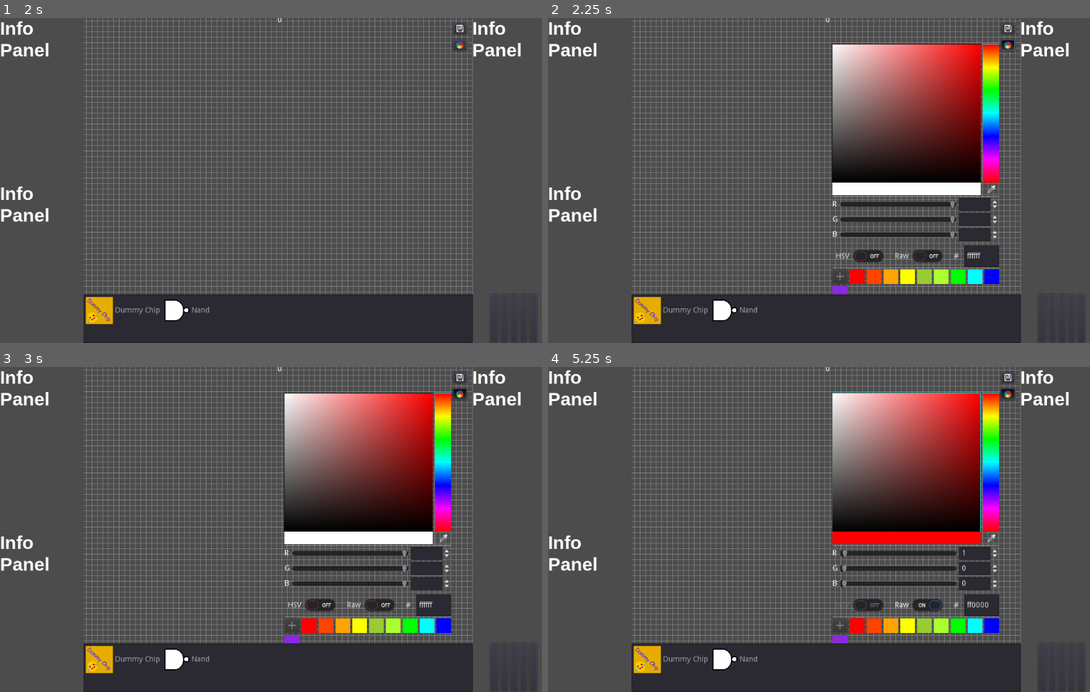
Above: before the commit, frames 1-4 (two rows, left to right).
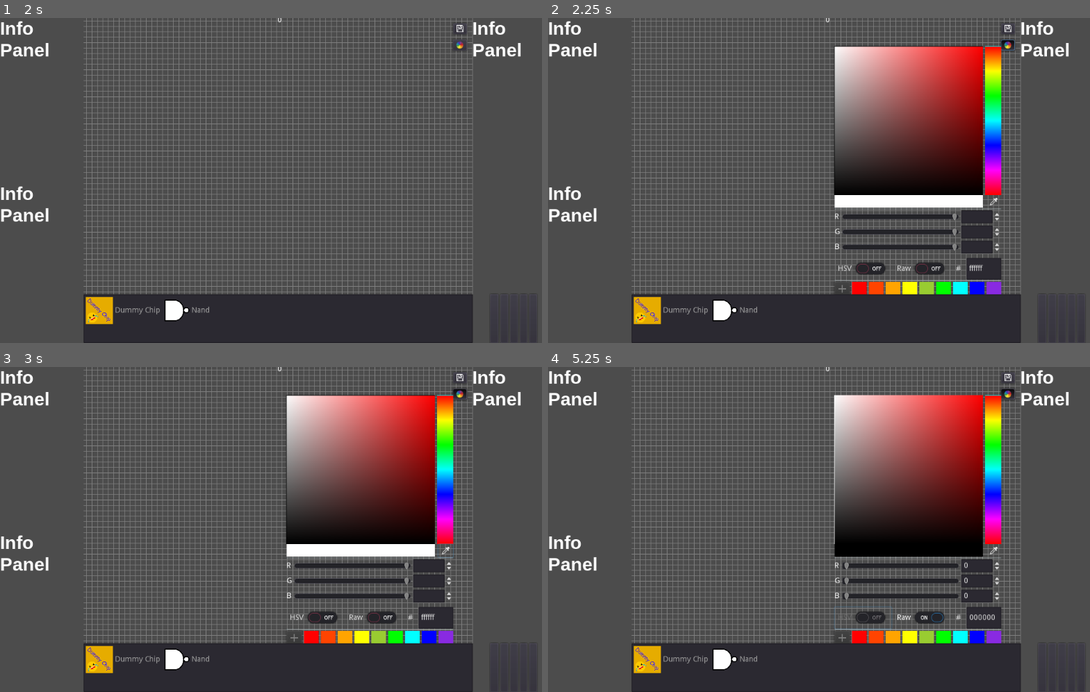
Above: after the commit, the same moments.

Repository: SeanFxyz/assembler_exemplar
Game: Godot game, scene res://scenes/MainMenu/MainMenu.tscn
Same seed, same stepped clock (60 frames per second), same inputs: the game is played once before the commit and once after it.
Inputs (mouse positions are in pixels of both pictures, inside the frame that each line leads up to; where the layout moved, square brackets give the same spot in the first picture):
- Up to frame 1 (2 s): click "Start" at 0.5 s; click "Not" at 1.25 s
- Up to frame 2 (2.25 s): click (1008, 44) at 2 s
- Up to frame 3 (3 s): click (444, 549) [444, 539] at 2.75 s
- Up to frame 4 (5.25 s): click "HSV" at 3.5 s; click "Raw" at 4.25 s; click (856, 627) at 5.02 s

Frame 1 is identical in both runs. In frame 2, 9.0% of the frame differs, in the area x 52-84%, y 7-86%; in frame 3, 9.0%; in frame 4, 8.9%.

Commit message:
circuit simulation mostly working

Diff:
--- a/src/classes/ChipSpec.gd
+++ b/src/classes/ChipSpec.gd
@@ -31,9 +31,9 @@
 # Takes an array of integer input values and combines them into a dictionary
 # lookup key.
 func format_input(input_states: Dictionary):
-	var inames := input_states.keys()
-	var key : int = input_states[inames[0]]
-	for iname in inames.slice(1, -1):
+	var key : int = input_states[input_names[0]]
+	print_debug("ChipSpec: ", input_states)
+	for iname in input_names.slice(1, -1):
 		key = key << input_widths[iname] | input_states[iname]
 
 	return key
--- a/src/project.godot
+++ b/src/project.godot
@@ -92,6 +92,11 @@
 "events": [ Object(InputEventMouseButton,"resource_local_to_scene":false,"resource_name":"","device":0,"alt":false,"shi …(212 unchanged characters)…
  ]
 }
+ui_toggle={
+"deadzone": 0.5,
+"events": [ Object(InputEventMouseButton,"resource_local_to_scene":false,"resource_name":"","device":0,"alt":false,"shift":false,"control":false,"meta":false,"command":false,"button_mask":0,"position":Vector2( 0, 0 ),"global_position":Vector2( 0, 0 ),"factor":1.0,"button_index":3,"pressed":false,"doubleclick":false,"script":null)
+ ]
+}
 
 [layer_names]
 
--- a/src/scenes/ChipDesigner/Canvas/Canvas.gd
+++ b/src/scenes/ChipDesigner/Canvas/Canvas.gd
@@ -14,7 +14,7 @@
 onready var wire_container   := $ViewportContainer/Viewport/Wires
 onready var wire_preview     := $ViewportContainer/Viewport/WirePreview
 onready var color_picker     := $ColorPicker
-onready var new_wire_color   : Color = color_picker.presets[0]
+onready var new_wire_color   : Color = color_picker.default
 
 var enabled             : bool    = true setget set_enabled
 
@@ -105,6 +105,7 @@
 		var input_grid_pos : Array = data["inputs"][input]
 		var new_circuit_input : Area2D = CircuitInput.instance()
 		new_circuit_input.input_name = input
+		new_circuit_input.input_width = circuit_chip_spec.input_widths[input]
 		new_circuit_input.position = CanvasInfo.arr_to_pos(input_grid_pos)
 		input_container.add_child(new_circuit_input)
 		input_nodes[input] = new_circuit_input
@@ -117,7 +118,7 @@
 		output_container.add_child(new_circuit_output)
 		output_nodes[output] = new_circuit_output
 
-	# TODO: populate chips and wires
+	# TODO: populate chips and wires from save data
 
 
 func add_chip(chip_scene: PackedScene, pos: Vector2):
--- a/src/scenes/ChipDesigner/Canvas/Canvas.tscn
+++ b/src/scenes/ChipDesigner/Canvas/Canvas.tscn
@@ -82,10 +82,10 @@
 visible = false
 anchor_left = 1.0
 anchor_right = 1.0
-margin_left = -350.317
-margin_top = 43.9188
-margin_right = -42.3174
-margin_bottom = 505.919
+margin_left = -346.317
+margin_top = 47.9188
+margin_right = -38.3174
+margin_bottom = 509.919
 edit_alpha = false
 presets_enabled = false
 script = ExtResource( 7 )
--- a/src/scenes/ChipDesigner/Canvas/CanvasColorPicker.gd
+++ b/src/scenes/ChipDesigner/Canvas/CanvasColorPicker.gd
@@ -1,5 +1,6 @@
 extends ColorPicker
 
+var default : Color = Color.green
 
 export(Array, Color) var presets := [
 	Color.red,
@@ -7,7 +8,6 @@
 	Color.orange,
 	Color.yellow,
 	Color.yellowgreen,
-	Color.greenyellow,
 	Color.green,
 	Color.cyan,
 	Color.blue,
--- a/src/scenes/ChipDesigner/CanvasChips/CanvasChip.gd
+++ b/src/scenes/ChipDesigner/CanvasChips/CanvasChip.gd
@@ -22,19 +22,21 @@
 
 # Called when the node enters the scene tree for the first time.
 func _ready():
-	if (connect("input_event", self, "_on_Drag") != OK or
+	if (connect("input_event", self, "_on_input_event") != OK or
 			connect("mouse_entered", self, "_on_mouse_entered") != OK or
 			connect("mouse_exited", self, "_on_mouse_exited") != OK):
 		printerr("CanvasChip: failed to connect signal")
 
 	for input in inputs.get_children():
+		input.chip = self
 		input_nodes[input.input_name] = input
-		input_states[input.input_name] = false
+		input_states[input.input_name] = 0
 	for output in outputs.get_children():
+		output.chip = self
 		output_nodes[output.output_name] = output
 
 
-func _on_Drag(_viewport, event, _shape_idx):
+func _on_input_event(_viewport, event, _shape_idx):
 	# Allow dragging if user clicks CollisionShape2D
 	if event.is_action_pressed("ui_select"):
 		get_tree().set_input_as_handled()
@@ -68,36 +70,10 @@
 		prev_mouse_position = event.position
 
 
-#func get_input_value(input_name: String) -> int:
-#
-#	return 0
-#
-#
-#func get_output_value(output_name: String) -> int:
-#	var input_values := []
-#
-#	for input_name in chip_spec.input_names:
-#		input_values.append(get_input_value(input_name))
-#
-#	var output_values : Dictionary
-#	output_values = chip_spec.io[chip_spec.format_input(input_values)]
-#
-#	return output_values[output_name]
-
-
 func set_input_state(input_name: String, state: int) -> void:
+	print_debug("CanvasChip: setting input state ", input_name, " to ", state)
 	input_states[input_name] = state
 	update_outputs()
-
-
-func update_outputs() -> void:
-	var output_states : Dictionary = (
-		chip_spec.io[chip_spec.format_input(input_states)])
-
-	for oname in output_states.keys():
-		var owire := get_output_wire(oname)
-		if owire:
-			owire.wire_state = output_states[oname]
 
 
 func get_input_wire(input_name: String) -> Node2D:
@@ -118,3 +94,13 @@
 
 func input_state_to_string(state: int) -> String:
 	return str(state)
+
+
+func update_outputs() -> void:
+	var output_states : Dictionary = (
+		chip_spec.io[chip_spec.format_input(input_states)])
+
+	for oname in output_states.keys():
+		var owire := get_output_wire(oname)
+		if owire:
+			owire.wire_state = output_states[oname]
--- a/src/scenes/ChipDesigner/CanvasChips/ChipInput.gd
+++ b/src/scenes/ChipDesigner/CanvasChips/ChipInput.gd
@@ -1,3 +1,5 @@
 extends Area2D
 
 export var input_name : String
+
+var chip : Area2D
--- a/src/scenes/ChipDesigner/CanvasChips/ChipInput.tscn
+++ b/src/scenes/ChipDesigner/CanvasChips/ChipInput.tscn
@@ -6,7 +6,7 @@
 [sub_resource type="CircleShape2D" id=1]
 radius = 1.0
 
-[node name="ChipInput" type="Area2D"]
+[node name="ChipInput" type="Area2D" groups=["chip_input"]]
 collision_layer = 2
 collision_mask = 8
 input_pickable = false
--- a/src/scenes/ChipDesigner/CanvasChips/ChipOutput.gd
+++ b/src/scenes/ChipDesigner/CanvasChips/ChipOutput.gd
@@ -1,3 +1,5 @@
 extends Area2D
 
 export var output_name : String
+
+var chip : Area2D
--- a/src/scenes/ChipDesigner/CanvasChips/ChipOutput.tscn
+++ b/src/scenes/ChipDesigner/CanvasChips/ChipOutput.tscn
@@ -6,7 +6,7 @@
 [sub_resource type="CircleShape2D" id=1]
 radius = 1.0
 
-[node name="ChipOutput" type="Area2D"]
+[node name="ChipOutput" type="Area2D" groups=["chip_output"]]
 collision_layer = 4
 collision_mask = 8
 input_pickable = false
--- a/src/scenes/ChipDesigner/CanvasChips/CircuitInput.gd
+++ b/src/scenes/ChipDesigner/CanvasChips/CircuitInput.gd
@@ -16,32 +16,37 @@
 
 var input_name : String = "in" setget set_input_name
 
-var input_state : int
+var input_state : int = 0
+var input_width : int = 1
 
 onready var outputs : Node2D = $Outputs
 onready var label : Label = $Label
 
 # Called when the node enters the scene tree for the first time.
 func _ready():
-	if (connect("input_event", self, "_on_Drag") != OK or
+	if (connect("input_event", self, "_on_input_event")         != OK or
 			connect("mouse_entered", self, "_on_mouse_entered") != OK or
-			connect("mouse_exited", self, "_on_mouse_exited") != OK):
+			connect("mouse_exited", self, "_on_mouse_exited")   != OK):
 		printerr("CanvasChip: failed to connect signal")
 
 
 	for output in outputs.get_children():
+		output.chip = self
 		output_nodes[output.output_name] = output
 
 	label.text = input_state_to_string(input_state)
 
 
-func _on_Drag(_viewport, event, _shape_idx):
+func _on_input_event(_viewport, event, _shape_idx):
 	# Allow dragging if user clicks CollisionShape2D
 	if event.is_action_pressed("ui_select"):
 		get_tree().set_input_as_handled()
 		prev_mouse_position = event.position
 		is_dragged = true
 		CanvasInfo.chips_dragged += 1
+	if event.is_action_pressed("ui_toggle"):
+		get_tree().set_input_as_handled()
+		increment_input_state()
 
 
 func _on_mouse_entered():
@@ -69,23 +74,6 @@
 		prev_mouse_position = event.position
 
 
-#func get_input_value(input_name: String) -> int:
-#
-#	return 0
-#
-#
-#func get_output_value(output_name: String) -> int:
-#	var input_values := []
-#
-#	for input_name in chip_spec.input_names:
-#		input_values.append(get_input_value(input_name))
-#
-#	var output_values : Dictionary
-#	output_values = chip_spec.io[chip_spec.format_input(input_values)]
-#
-#	return output_values[output_name]
-
-
 func input_state_to_string(state: int) -> String:
 	return str(state)
 
@@ -96,3 +84,31 @@
 
 func set_input_state(_input_name: String, new_value: int) -> void:
 	input_state = new_value
+	label.text = input_state_to_string(input_state)
+	update_outputs()
+
+
+func increment_input_state() -> void:
+	var old := input_state
+	set_input_state("", (input_state + 1) % int(pow(2, input_width)))
+	print_debug(
+		"CircuitInput: Changed input state from ",
+		old,
+		" to ",
+		input_state
+	)
+
+
+func update_outputs() -> void:
+	var owire := get_output_wire("out")
+	if owire:
+		owire.wire_state = input_state
+	print_debug("CircuitInput: updating wire state: ", owire)
+
+
+func get_output_wire(output_name: String) -> Node2D:
+	var overlaps : Array = output_nodes[output_name].get_overlapping_areas()
+	if overlaps.size() > 0:
+		return overlaps[0].wire
+	else:
+		return null
--- a/src/scenes/ChipDesigner/CanvasChips/CircuitOutput.gd
+++ b/src/scenes/ChipDesigner/CanvasChips/CircuitOutput.gd
@@ -16,26 +16,26 @@
 
 var output_name : String  = "out" setget set_output_name
 
-var input_state : int
+var input_state : int = 0
 
-onready var outputs : Node2D = $Outputs
+onready var inputs : Node2D = $Inputs
 onready var label : Label = $Label
 
 # Called when the node enters the scene tree for the first time.
 func _ready():
-	if (connect("input_event", self, "_on_Drag") != OK or
+	if (connect("input_event", self, "_on_input_event") != OK or
 			connect("mouse_entered", self, "_on_mouse_entered") != OK or
 			connect("mouse_exited", self, "_on_mouse_exited") != OK):
 		printerr("CanvasChip: failed to connect signal")
 
 
-	for output in outputs.get_children():
-		output_nodes[output.output_name] = output
+	for input in inputs.get_children():
+		input_nodes[input.input_name] = input
 
 	label.text = input_state_to_string(input_state)
 
 
-func _on_Drag(_viewport, event, _shape_idx):
+func _on_input_event(_viewport, event, _shape_idx):
 	# Allow dragging if user clicks CollisionShape2D
 	if event.is_action_pressed("ui_select"):
 		get_tree().set_input_as_handled()
@@ -69,23 +69,6 @@
 		prev_mouse_position = event.position
 
 
-#func get_input_value(input_name: String) -> int:
-#
-#	return 0
-#
-#
-#func get_output_value(output_name: String) -> int:
-#	var input_values := []
-#
-#	for input_name in chip_spec.input_names:
-#		input_values.append(get_input_value(input_name))
-#
-#	var output_values : Dictionary
-#	output_values = chip_spec.io[chip_spec.format_input(input_values)]
-#
-#	return output_values[output_name]
-
-
 func input_state_to_string(state: int) -> String:
 	return str(state)
 
@@ -96,18 +79,4 @@
 
 func set_input_state(_input_name: String, new_value: int) -> void:
 	input_state = new_value
-	update_output()
-
-
-func get_output_wire(output_name: String) -> Node2D:
-	var overlaps : Array = output_nodes[output_name].get_overlapping_areas()
-	if overlaps.size() > 0:
-		return overlaps[0].wire
-	else:
-		return null
-
-
-func update_output() -> void:
-	var out_wire := get_output_wire("out")
-	if out_wire:
-		out_wire.wire_state = input_state
+	label.text = input_state_to_string(input_state)
--- a/src/scenes/ChipDesigner/Wire/Wire.gd
+++ b/src/scenes/ChipDesigner/Wire/Wire.gd
@@ -11,7 +11,7 @@
 # Wire ID, unique within the Canvas
 var wire_id      : int
 var wire_state   : int     = 0 setget set_wire_state
-var color        : Color   = Color.red
+var color        : Color   = Color.green
 
 # Indicates whether the user is dragging the mouse to *extend* the wire.
 var is_extend    : bool    = false
@@ -34,16 +34,39 @@
 	wire_state = new_value
 	emit_signal("wire_state_changed", wire_state)
 	update_connected_inputs()
+	print_debug("Wire: wire state changed to ", wire_state)
 
 
 func update_connected_inputs():
-	var seg_list := segments.get_children()
+	for input in get_connected_chip_inputs():
+		input.chip.set_input_state(input.input_name, wire_state)
 
-	for seg in seg_list:
-		var seg_overlaps : Array = seg.get_overlapping_areas()
-		for node in seg_overlaps:
-			if node.get_parent().chip_type == "in":
-				node.set_input_state(node.input_name)
+
+func get_connected_chip_io() -> Array:
+	var result := []
+
+	for seg in segments.get_children():
+		result.append_array(seg.get_overlapping_areas())
+
+	return result
+
+
+func get_connected_chip_inputs() -> Array:
+	var result := []
+
+	for seg in segments.get_children():
+		result.append_array(seg.get_overlapping_chip_inputs())
+
+	return result
+
+
+func get_connected_chip_outputs() -> Array:
+	var result := []
+
+	for seg in segments.get_children():
+		result.append_array(seg.get_overlapping_chip_outputs())
+
+	return result
 
 
 # Add one or two segments to the wire as needed to get from `start` to `end`.
@@ -77,6 +100,8 @@
 	new_seg.color = color
 
 	new_seg.wire_id = wire_id
+	new_seg.wire = self
+	new_seg.wire_state = wire_state
 
 	segments.add_child(new_seg)
 	print_debug("Wire: added segment: ", new_seg.start, ", ", new_seg.end)
--- a/src/scenes/ChipDesigner/Wire/WireSegment.gd
+++ b/src/scenes/ChipDesigner/Wire/WireSegment.gd
@@ -1,4 +1,4 @@
-extends Node2D
+extends Area2D
 
 signal seg_input(seg, event)
 
@@ -93,10 +93,32 @@
 	queue_free()
 
 
+func get_overlapping_chip_inputs() -> Array:
+	# TODO: re-write to use collision mask instead
+	var result := []
+
+	for a in get_overlapping_areas():
+		if a.is_in_group("chip_input"):
+			result.append(a)
+
+	return result
+
+
+func get_overlapping_chip_outputs() -> Array:
+	# TODO: re-write to use collision mask instead
+	var result := []
+
+	for a in get_overlapping_areas():
+		if a.is_in_group("chip_output"):
+			result.append(a)
+
+	return result
+
+
 func _draw():
 	draw_rect(rect, color)
 
-	if wire_state:
+	if wire_state > 0:
 		var state_rect := rect.abs().grow(-3)
 		draw_rect(state_rect, color.inverted())
 
--- a/src/singletons/CanvasInfo.gd
+++ b/src/singletons/CanvasInfo.gd
@@ -14,6 +14,13 @@
 
 # Highlight color
 const highlight_color : Color = Color.whitesmoke
+
+enum {
+	CLAYER_CANVASCHIP = 0,
+	CLAYER_CHIPINPUT  = 1,
+	CLAYER_CHIPOUTPUT = 2,
+	CLAYER_WIRE       = 3,
+}
 
 # How many chips are being dragged
 var chips_dragged : int = 0
